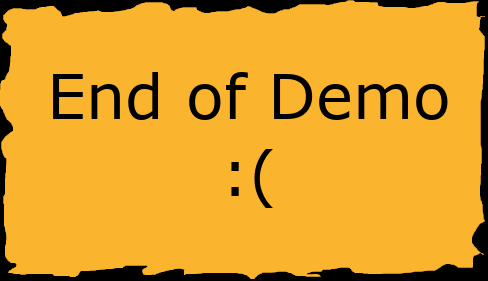
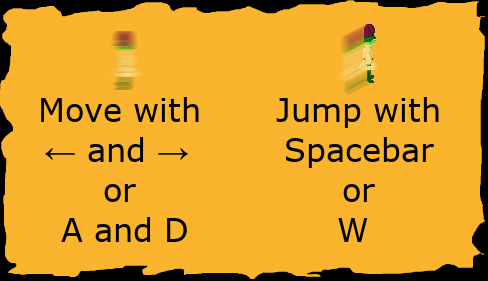
Revision of a layered (488, 281) image; what changed, layer by layer:
showed group "Basics" (5 layers) over [41, 24, 439, 242]
added layer "froggy sprite.png copy #4" in group "Basics" over [335, 24, 375, 95]
added layer "froggy sprite.png copy #3" in group "Basics" over [359, 24, 377, 83]
painted on "Move with ..." over [61, 217, 187, 242]
hid "End of Demo ..." over [53, 72, 448, 208]
